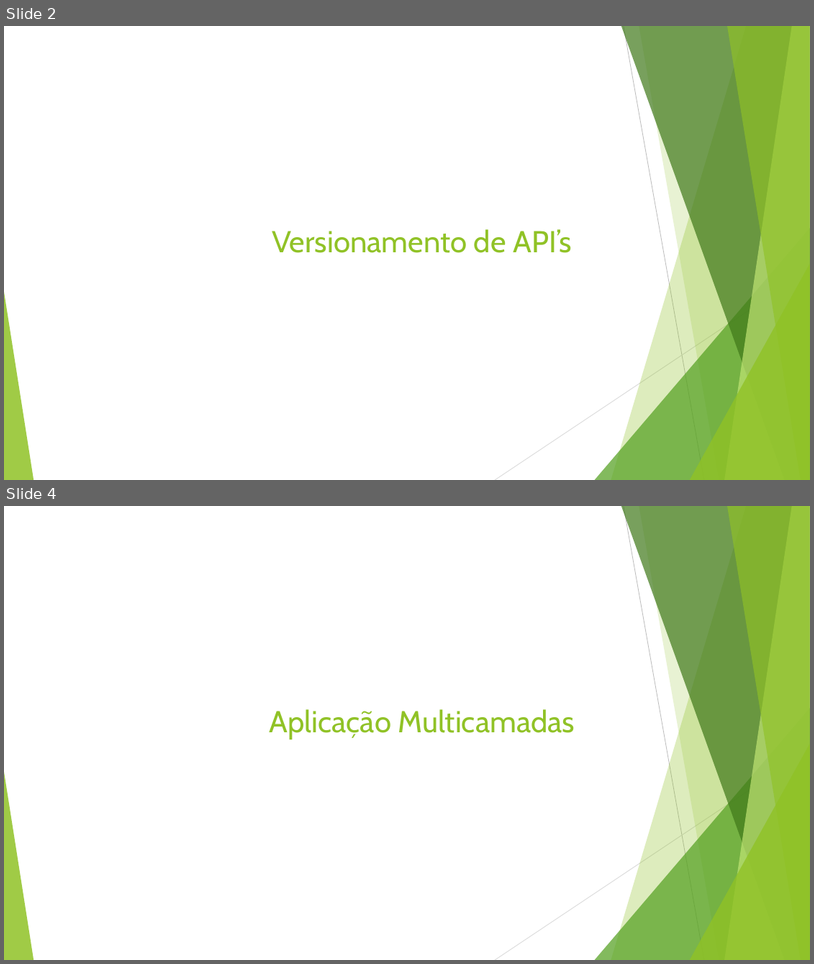
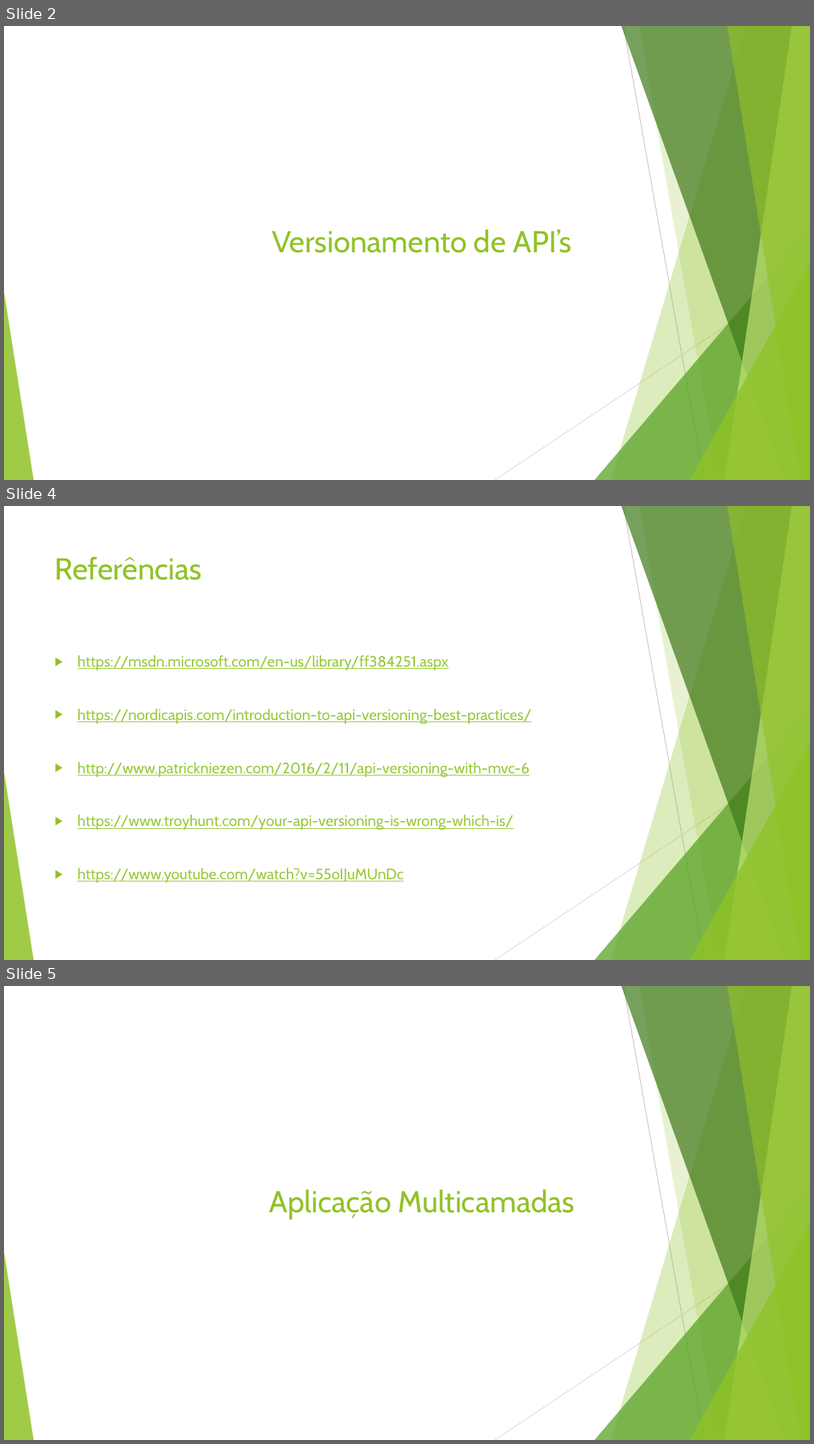
Before and after one commit to leandrocgsi/RestWithASP-NETUdemy, a slide deck: Documents/Building Modern RESTFul API's With ASP.NET Core - Architectural Overview.pptx. Shown one above the other, each under a label of ours: slides 2 and 4 before the commit, slides 2, 4 and 5 after it; the slides between them are not shown. The pictures are 814x964 and 814x1444 pixels, drawn with LibreOffice and Linux fonts; fonts in the diff are those of the drawing. Boxes give left, top, right and bottom in pixels: in the first picture for what was removed or moved away, otherwise in the second. Text is boxed around its words. In the diff, an @@ line names an element or a change of style, - is before the commit and + after.

```diff
--- a/Documents/Building Modern RESTFul API's With ASP.NET Core - Architectural Overview.pptx
+++ b/Documents/Building Modern RESTFul API's With ASP.NET Core - Architectural Overview.pptx
@@ slide 4 added at (4, 506, 810, 960), background #FFFFFF; not listed: 10 template elements that a slide beside it also shows @@
@@ title added at (55, 556, 202, 580), 36 pt, text #90C226 @@
+Referências
@@ text added at (77, 655, 532, 883), 18 pt, text #99CA3C, underline @@
+▶ https://msdn.microsoft.com/en-us/library/ff384251.aspx
+▶ https://nordicapis.com/introduction-to-api-versioning-best-practices/
+▶ http://www.patrickniezen.com/2016/2/11/api-versioning-with-mvc-6
+▶ https://www.troyhunt.com/your-api-versioning-is-wrong-which-is/
+▶ https://www.youtube.com/watch?v=55oIJuMUnDc
@@ what was slide 4 is now slide 5 @@
```
Also in this commit, not shown: 5 other slides added, 1 slide removed, 1 other file.
